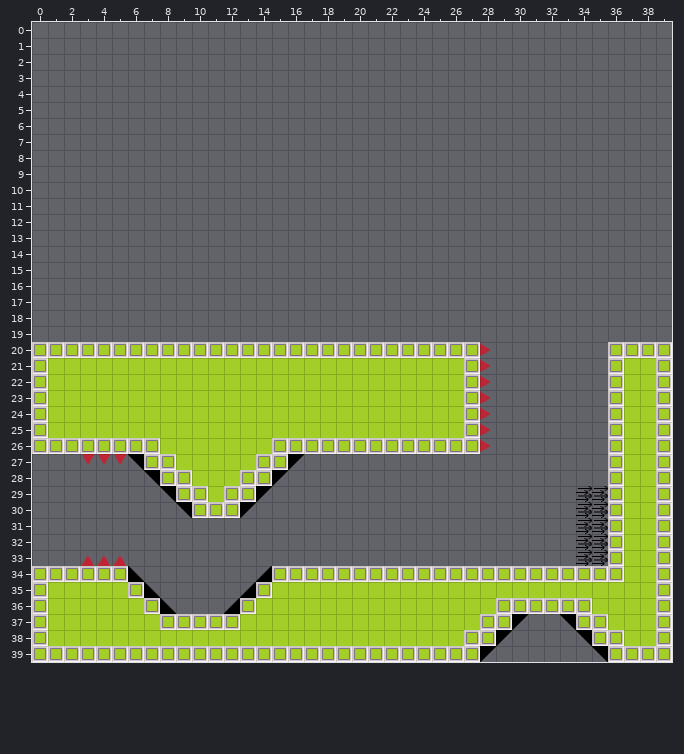
Two versions of a level (Tiled map, Assets/Other Assets/Chunks/Intersection_L_1.tmx). That is the earlier state.
Cells are 32x32 px. Shown: x 0..39, y 0..39. The old version is drawn lined up with the new one.
The result:
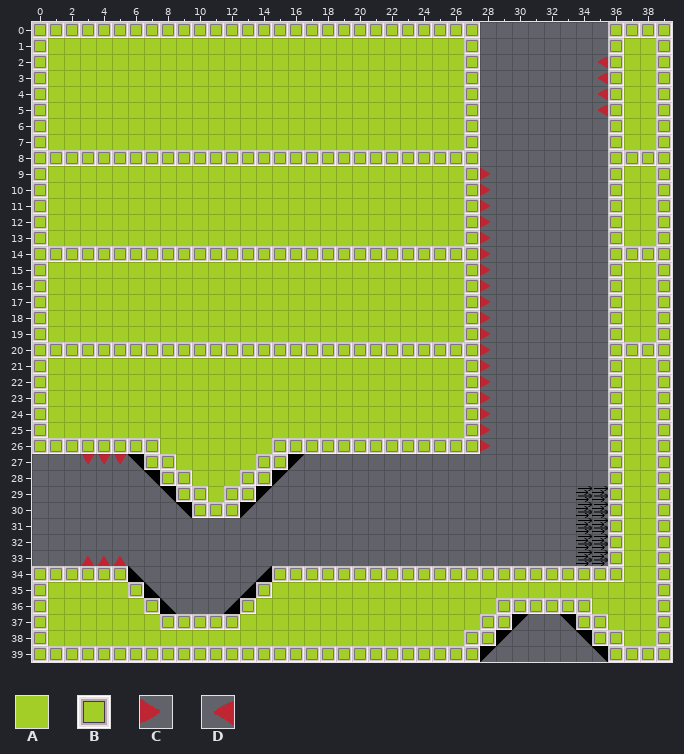
Key: from "Tileset": A 10, B 11, C 32, D 34.
_ is an empty cell, . an unchanged one.
Edits made:
map size 40x20 -> 40x40 cells (old content now starts at 0,20; both pictures use the new coordinates)
--- layer "Tile Layer 1"
@@ x 0..39 @@
- 0 ____________________________........____
- 1 ____________________________........____
- 2 ____________________________......._____
- 3 ____________________________......._____
- 4 ____________________________......._____
- 5 ____________________________......._____
- 6 ____________________________........____
- 7 ____________________________........____
- 8 ____________________________........____
- 9 _____________________________.......____
-10 _____________________________.......____
-11 _____________________________.......____
-12 _____________________________.......____
-13 _____________________________.......____
-14 _____________________________.......____
-15 _____________________________.......____
-16 _____________________________.......____
-17 _____________________________.......____
-18 _____________________________.......____
-19 _____________________________.......____
+ 0 BBBBBBBBBBBBBBBBBBBBBBBBBBBB........BBBB
+ 1 BAAAAAAAAAAAAAAAAAAAAAAAAAAB........BAAB
+ 2 BAAAAAAAAAAAAAAAAAAAAAAAAAAB.......DBAAB
+ 3 BAAAAAAAAAAAAAAAAAAAAAAAAAAB.......DBAAB
+ 4 BAAAAAAAAAAAAAAAAAAAAAAAAAAB.......DBAAB
+ 5 BAAAAAAAAAAAAAAAAAAAAAAAAAAB.......DBAAB
+ 6 BAAAAAAAAAAAAAAAAAAAAAAAAAAB........BAAB
+ 7 BAAAAAAAAAAAAAAAAAAAAAAAAAAB........BAAB
+ 8 BBBBBBBBBBBBBBBBBBBBBBBBBBBB........BBBB
+ 9 BAAAAAAAAAAAAAAAAAAAAAAAAAABC.......BAAB
+10 BAAAAAAAAAAAAAAAAAAAAAAAAAABC.......BAAB
+11 BAAAAAAAAAAAAAAAAAAAAAAAAAABC.......BAAB
+12 BAAAAAAAAAAAAAAAAAAAAAAAAAABC.......BAAB
+13 BAAAAAAAAAAAAAAAAAAAAAAAAAABC.......BAAB
+14 BBBBBBBBBBBBBBBBBBBBBBBBBBBBC.......BBBB
+15 BAAAAAAAAAAAAAAAAAAAAAAAAAABC.......BAAB
+16 BAAAAAAAAAAAAAAAAAAAAAAAAAABC.......BAAB
+17 BAAAAAAAAAAAAAAAAAAAAAAAAAABC.......BAAB
+18 BAAAAAAAAAAAAAAAAAAAAAAAAAABC.......BAAB
+19 BAAAAAAAAAAAAAAAAAAAAAAAAAABC.......BAAB
Boxes around the changes in both pictures, in picture pixels (x1, y1, x2, y2):
added: (32, 22, 490, 342)
added: (598, 22, 672, 342)
